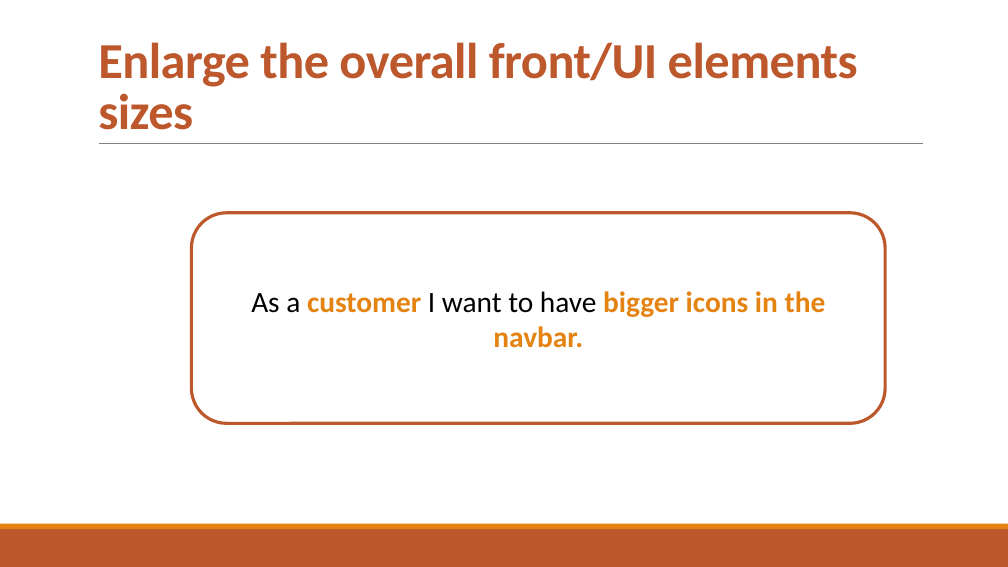
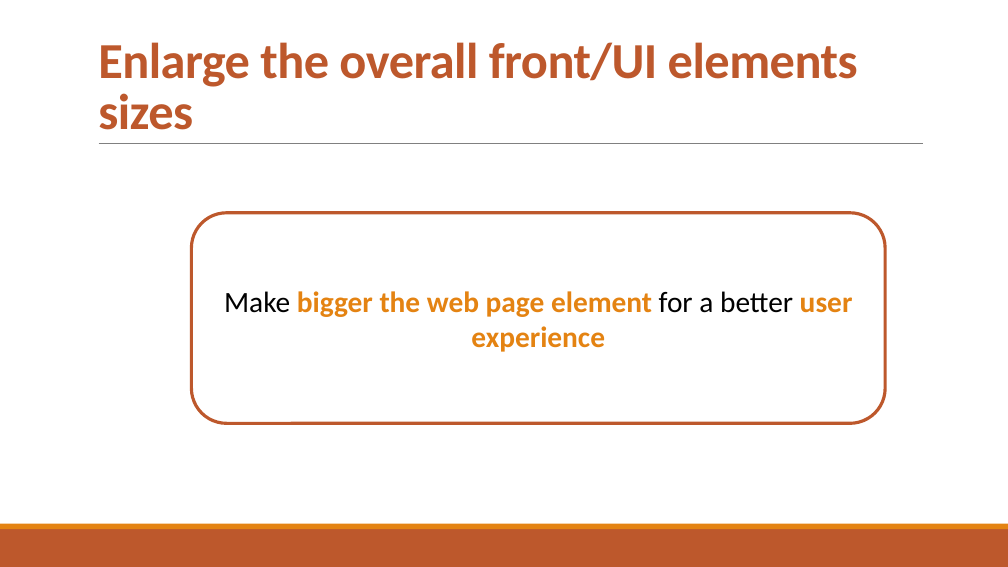
Before and after one commit to djemar/se2-2021-04-SPG, a slide deck: slide 7 of docs/sprint4/Presentation_SPG_Sprint4.pptx. Drawn at 1008x567 pixels with LibreOffice and Linux fonts; fonts in the diff are those of the drawing. Boxes give left, top, right and bottom in pixels: in the first picture for what was removed or moved away, otherwise in the second. Text is boxed around its words. In the diff, an @@ line names an element or a change of style, - is before the commit and + after.

```diff
--- a/docs/sprint4/Presentation_SPG_Sprint4.pptx
+++ b/docs/sprint4/Presentation_SPG_Sprint4.pptx
@@ text in rounded rectangle at bbox=[224, 291, 853, 352]: text changed @@
-As a customer I want to have bigger icons in the navbar.
+Make bigger the web page element for a better user experience
```
Also in this commit, not shown: 3 other slides changed, 1 slide added, 1 slide removed, 1 other file.
